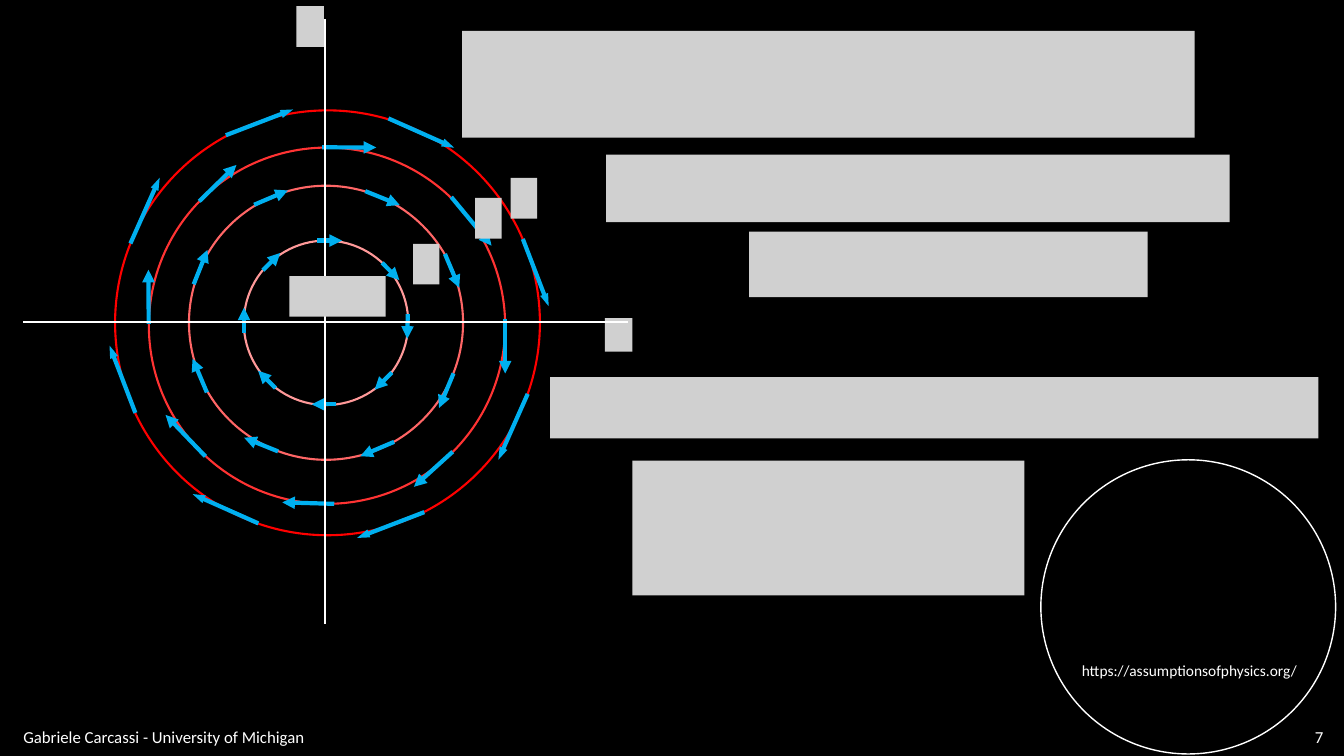
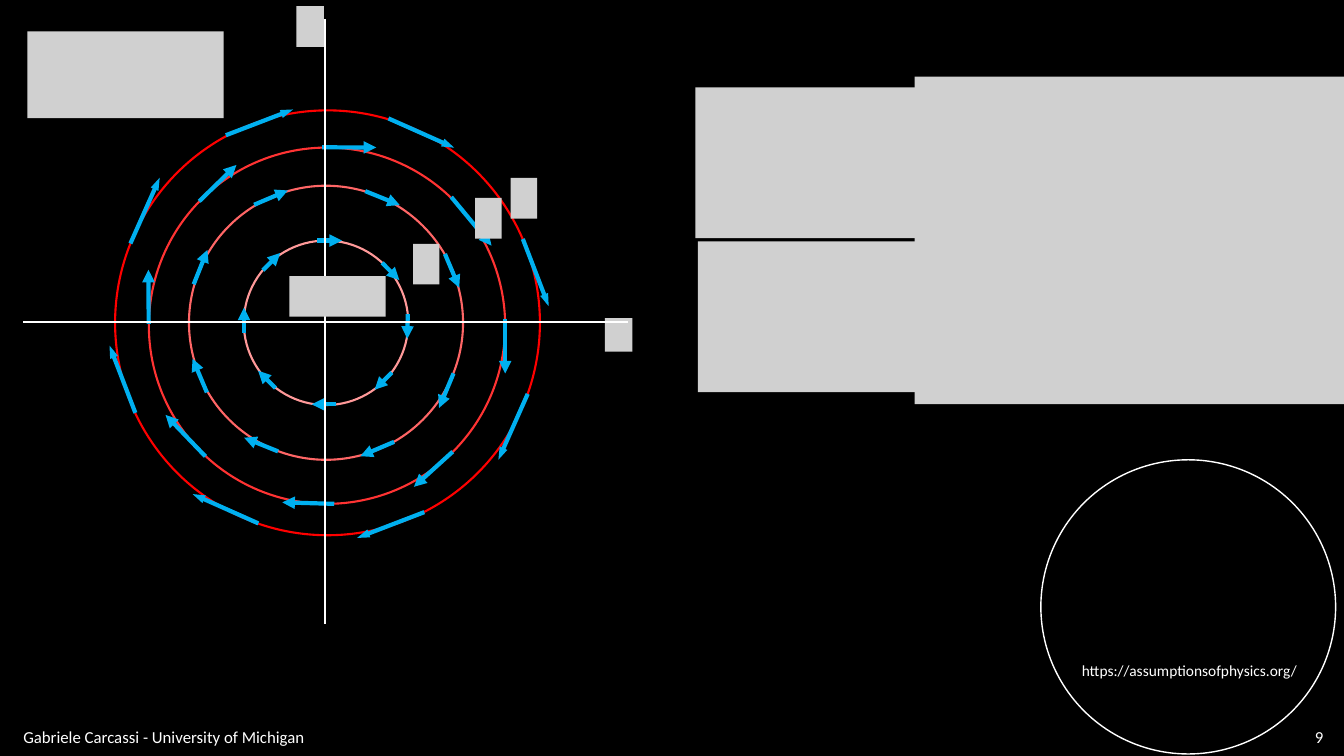
Before and after one commit to assumptionsofphysics/slides, a slide deck: slide 9 of BookCompanions-v2/RP-Class-3.pptx (slide 7 before the commit). Drawn at 1344x756 pixels with LibreOffice and Linux fonts; fonts in the diff are those of the drawing; grey boxes stand for pictures; background and template pictures are left out. Boxes give left, top, right and bottom in pixels: in the first picture for what was removed or moved away, otherwise in the second. Text is boxed around its words. In the diff, an @@ line names an element or a change of style, - is before the commit and + after.

```diff
--- a/BookCompanions-v2/RP-Class-3.pptx
+++ b/BookCompanions-v2/RP-Class-3.pptx
@@ picture added at [27, 31, 224, 118] @@
@@ picture removed at [463, 31, 1195, 138] @@
@@ picture added at [696, 88, 990, 238] @@
@@ picture added at [914, 77, 1344, 404] @@
@@ picture removed at [606, 154, 1230, 222] @@
@@ picture removed at [749, 232, 1148, 297] @@
@@ picture added at [698, 242, 965, 392] @@
@@ picture removed at [551, 377, 1319, 439] @@
@@ picture removed at [632, 461, 1024, 596] @@
@@ page number at [1315, 732, 1323, 743]: text changed @@
-7
+9
```
Also in this commit, not shown: 2 other slides changed, 4 slides added, 1 other file.
